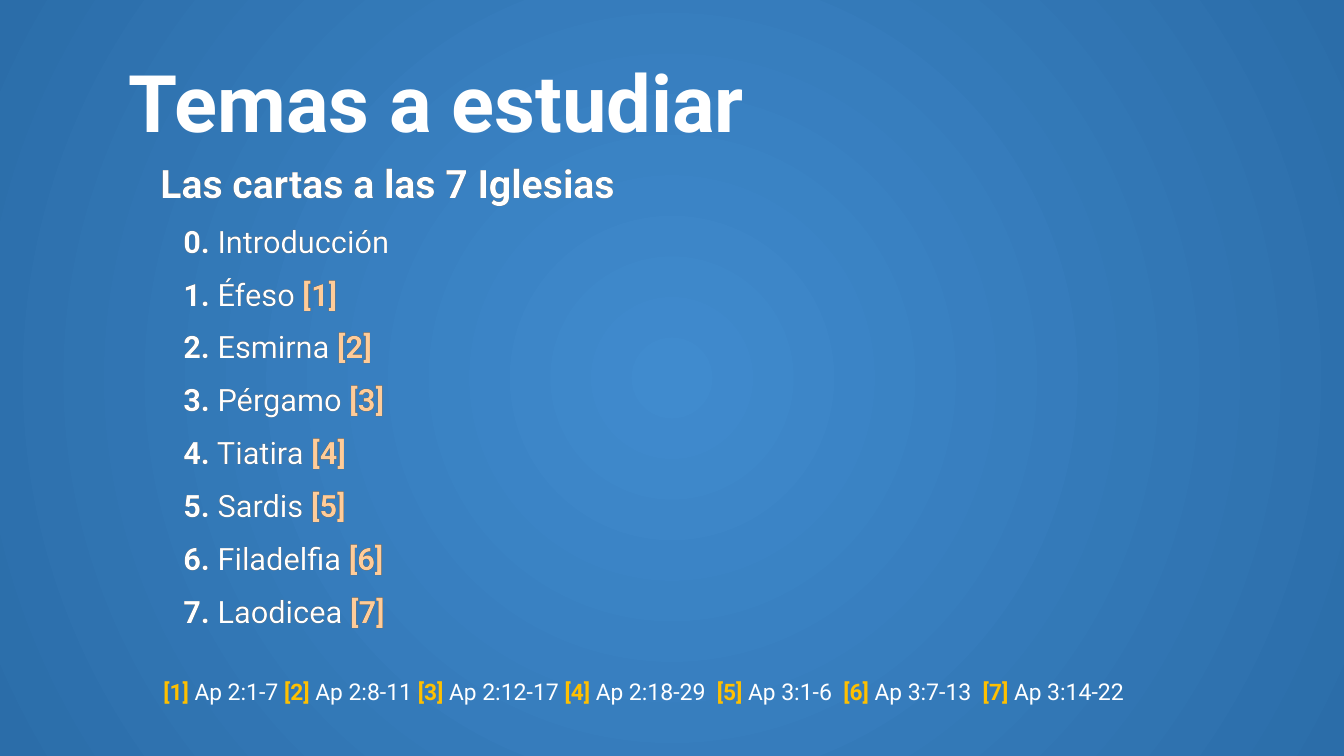
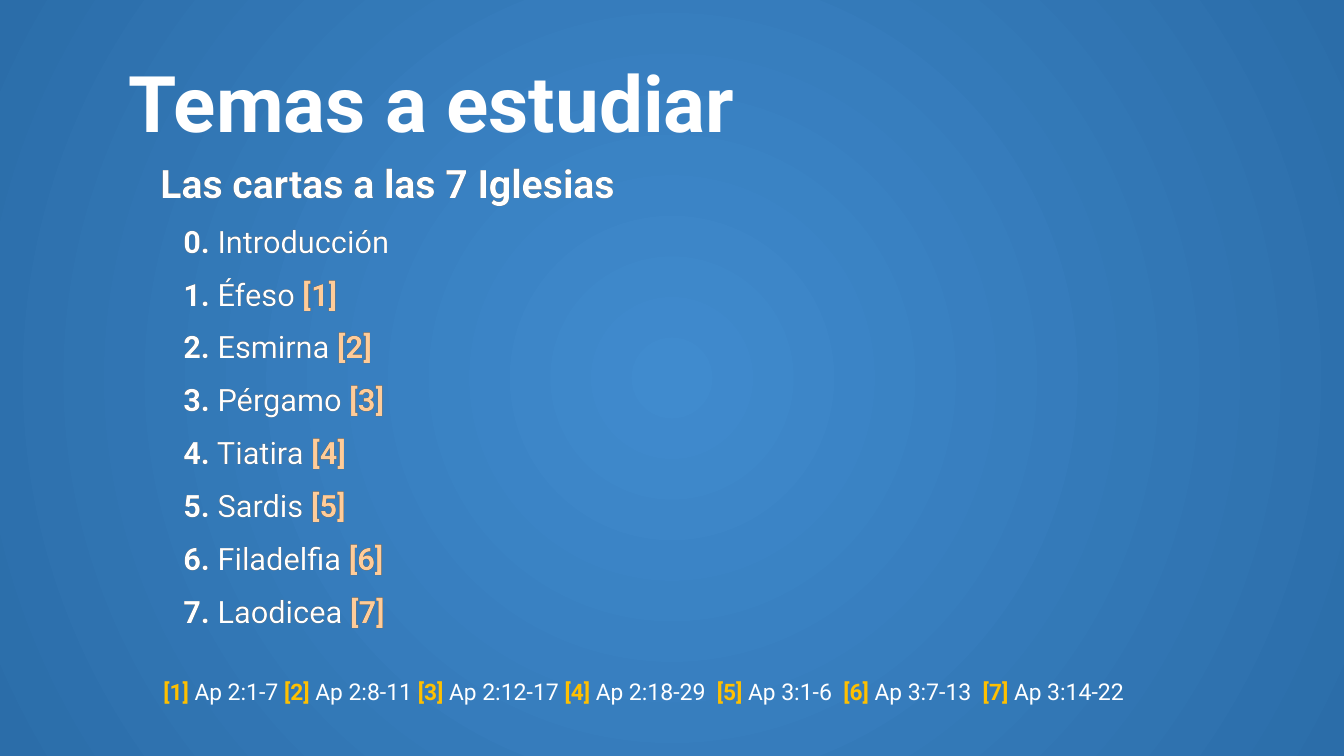
Before and after one commit to CreyTuning/documents, a slide deck: slide 2 of slideshow/Apocalipsis/3. Capitulo 2-3.pptm. Drawn at 1344x756 pixels with LibreOffice and Linux fonts; fonts in the diff are those of the drawing. Boxes give left, top, right and bottom in pixels: in the first picture for what was removed or moved away, otherwise in the second. Text is boxed around its words. In the diff, an @@ line names an element or a change of style, - is before the commit and + after.

```diff
--- a/slideshow/Apocalipsis/3. Capitulo 2-3.pptm
+++ b/slideshow/Apocalipsis/3. Capitulo 2-3.pptm
@@ title "Temas a estudiar" at <box>129,73,735,133</box>: size 56.8 to 55.9 pt @@
```
Also in this commit, not shown: 1 other slide changed, 48 slides added, 1 slide removed, 2 other files.
